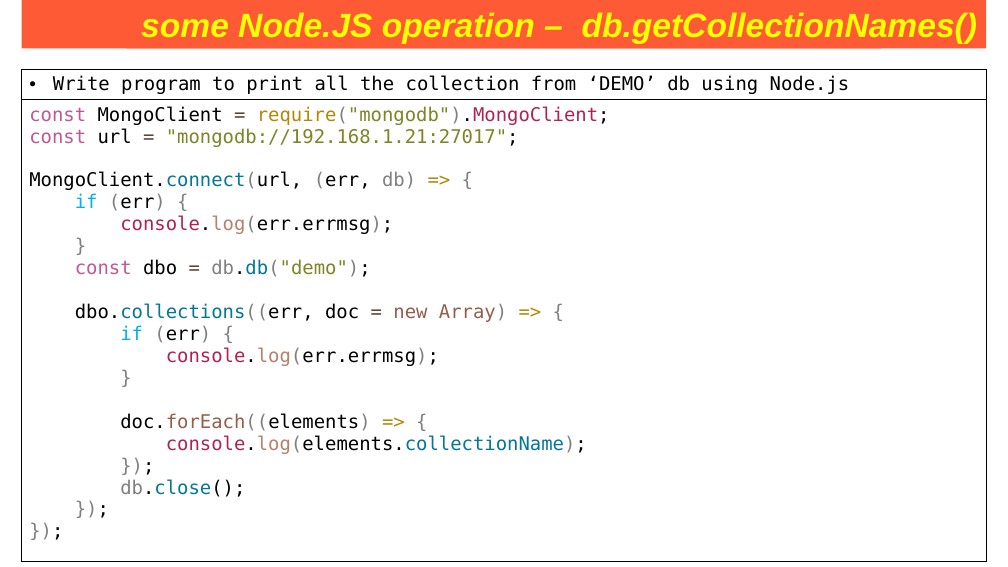
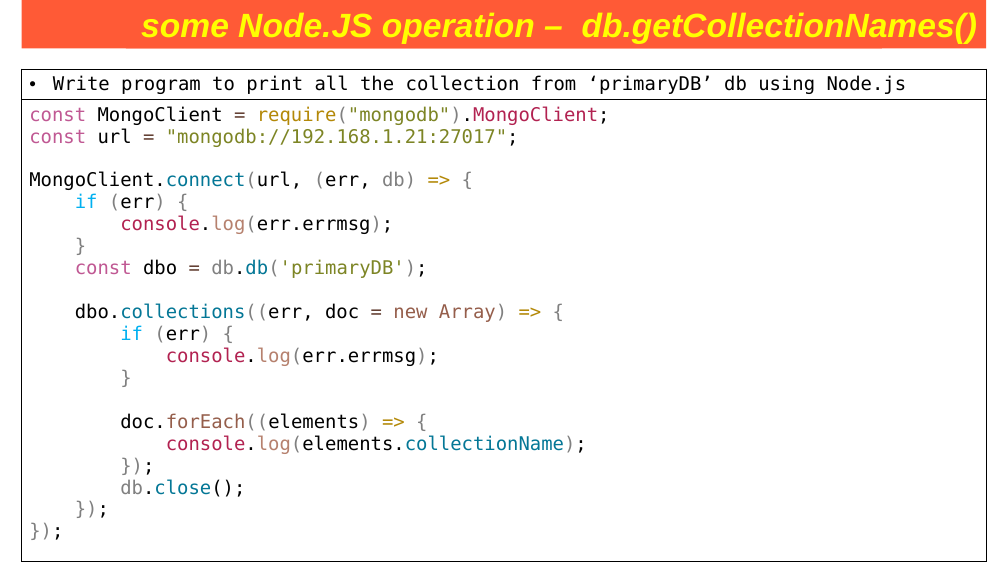
Before and after one commit to Saleel-Bagde/PPT-s, a slide deck: slide 250 of MongoDB PPT.pptx (slide 249 before the commit). Drawn at 1008x567 pixels with LibreOffice and Linux fonts; fonts in the diff are those of the drawing. Boxes give left, top, right and bottom in pixels: in the first picture for what was removed or moved away, otherwise in the second. Text is boxed around its words. In the diff, an @@ line names an element or a change of style, - is before the commit and + after.

```diff
--- a/MongoDB PPT.pptx
+++ b/MongoDB PPT.pptx
@@ table at (22, 70, 987, 562) @@
-row 1, column 1: Write program to print all the collection from ‘DEMO’ db using Node.js
+row 1, column 1: Write program to print all the collection from ‘primaryDB’ db using Node.js
@@ row 2, column 1: "const MongoClient = require("mongodb").MongoClient; / const url = "mongodb://192.168.1.21:27017"; / MongoClient.connect(url, (err, db) => { / if (err) { / console.log(err.errmsg); / } / const dbo = db.db("demo"); / dbo.collections((err, doc = new Array) => { / if (err) { / console.log(err.errmsg); / } / doc.forEach((elements) => { / console.log(elements.collectionName); / }); / db.close(); / }); / });" to "const MongoClient = require("mongodb").MongoClient; / const url = "mongodb://192.168.1.21:27017"; / MongoClient.connect(url, (err, db) => { / if (err) { / console.log(err.errmsg); / } / const dbo = db.db('primaryDB'); / dbo.collections((err, doc = new Array) => { / if (err) { / console.log(err.errmsg); / } / doc.forEach((elements) => { / console.log(elements.collectionName); / }); / db.close(); / }); / });" @@
```
Also in this commit, not shown: 5 other slides changed, 1 slide added.
